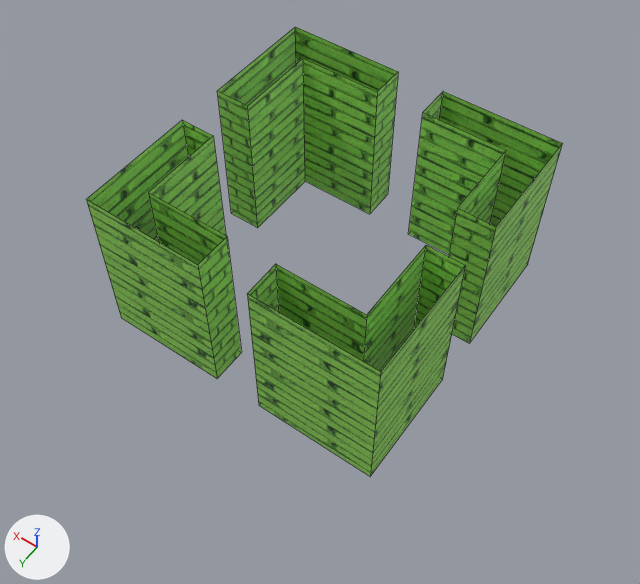
The FBX model Level_01/Assets/Models/Collision/Arches_Rm_Coll.fbx, before and after one commit.
One viewpoint serves both versions: a camera (50 mm lens) standing at (-0.506, 0.035, 0.495) and looking at (-0.298, -0.256, 0.037). The lights are fixed; the arrows at lower left show +X, +Y and +Z. Mesh edges are drawn as thin lines. Where no turn or scale is listed for an object, it has been applied to the vertices.

Objects in the first picture: 'P_Arches_Rm_Coll'.
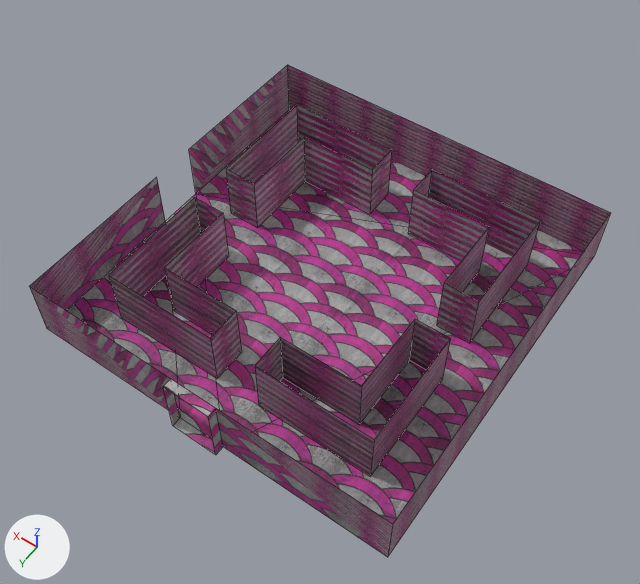
Edits to the bpy script that builds the scene:
```text
Add img_img_arches_colors_png:
    img_img_arches_colors_png = load_image('IMG_Arches_Colors.png', '../Materials/IMG_Arches_Colors.png', 256, 256, 'sRGB')
Add mat_mtl_arches_colors:
    mat_mtl_arches_colors = principled_material('Mtl_Arches_Colors')
    mat_mtl_arches_colors.texture = img_img_arches_colors_png
Change me_mesh:
    used by ob_p_arches_rm_coll; location = (0.0, 0.0, 0.0)
    remove me_mesh.from_pydata(...)  # 48 vertices, 24 faces; spans x -0.389..-0.182, y -0.389..-0.182, z 0.0..0.117
    remove me_mesh.materials.append(mat_mtl_green_bricks)  # picture img_img_green_brick_png
    add me_mesh.from_pydata(...)  # 68 vertices, 39 faces; spans x -0.425..-0.147, y -0.424..-0.139, z 0.0..0.047
    me_mesh part 1: a new loose piece of 20 vertices spanning x -0.425..-0.147, y -0.424..-0.139, z 0.0..0.047, in mat_mtl_arches_colors (picture img_img_arches_colors_png)
    me_mesh part 2
    24 vertices in x -0.389..-0.182, y -0.389..-0.182, z 0.117 move by (0.0, 0.0, -0.07)
    add me_mesh.materials.append(mat_mtl_arches_colors)  # picture img_img_arches_colors_png
```

What differs and where, as boxes (x1, y1, x2, y2) in the pictures (640 x 584 px; the box of a moved part takes in the faces that stretch with it):
'P_Arches_Rm_Coll', reshaped (22% wider, 10% taller): before (86, 27, 563, 476); after (29, 65, 611, 557)
part 1 of me_mesh, added: after (29, 65, 611, 557)
part 2 of me_mesh, moved or reshaped: before (86, 27, 563, 476); after (109, 105, 541, 476)
